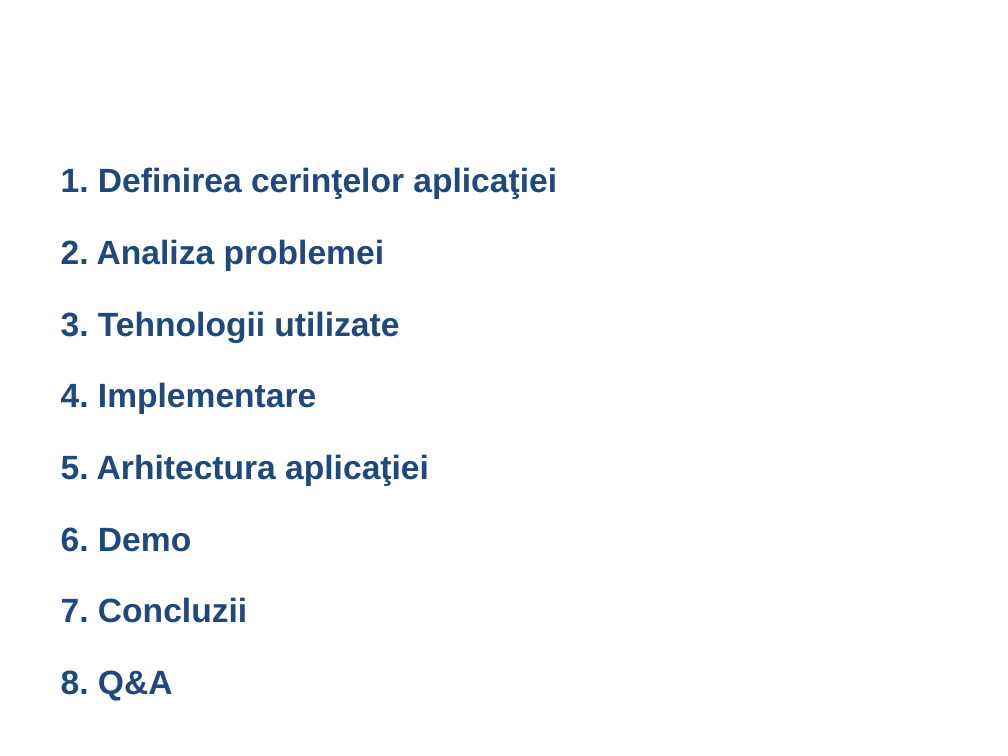
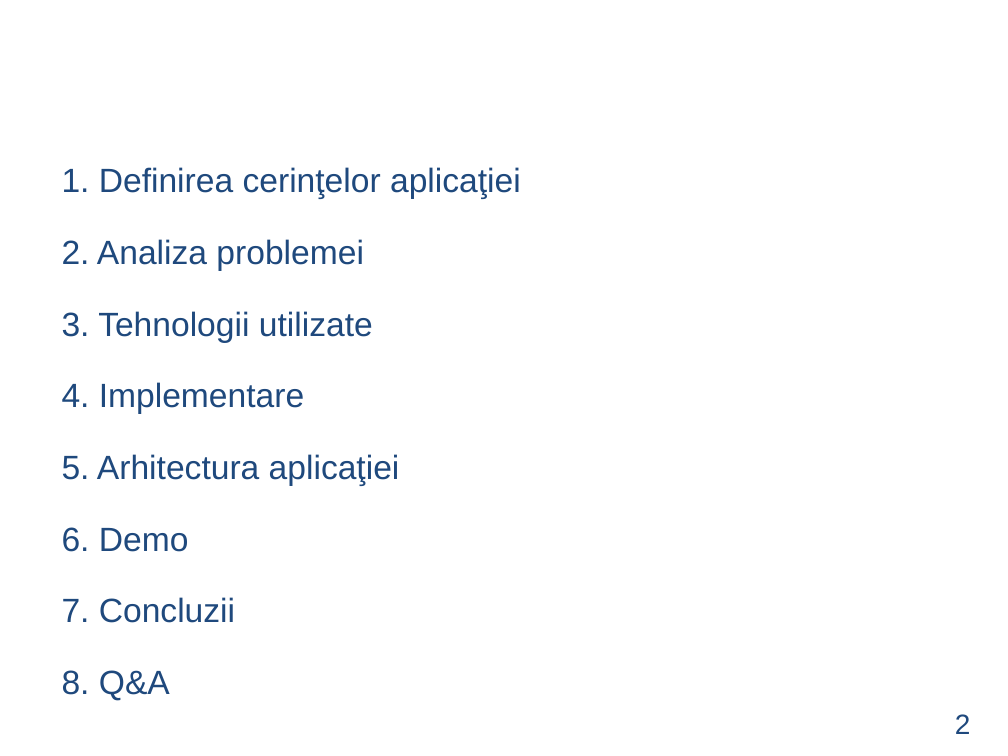
Before and after one commit to LucaAndrei/TeachMe-Online, a slide deck: slide 2 of documentatie/Prezentare Powerpoint/Prezentare Licenta Luca Andrei.ppt. Drawn at 1008x756 pixels with LibreOffice and Linux fonts; fonts in the diff are those of the drawing; background and template pictures are left out. Boxes give left, top, right and bottom in pixels: in the first picture for what was removed or moved away, otherwise in the second. Text is boxed around its words. In the diff, an @@ line names an element or a change of style, - is before the commit and + after.

```diff
--- a/documentatie/Prezentare Powerpoint/Prezentare Licenta Luca Andrei.ppt
+++ b/documentatie/Prezentare Powerpoint/Prezentare Licenta Luca Andrei.ppt
@@ text "1. Definirea cerinţelor aplicaţiei" at [62, 167, 521, 701]: bold off; indent changed @@
@@ text added at [955, 714, 971, 734], 20 pt, text #1F497D @@
+2
```
Also in this commit, not shown: 4 other slides changed, 6 slides added, 5 slides removed, 17 other files.
